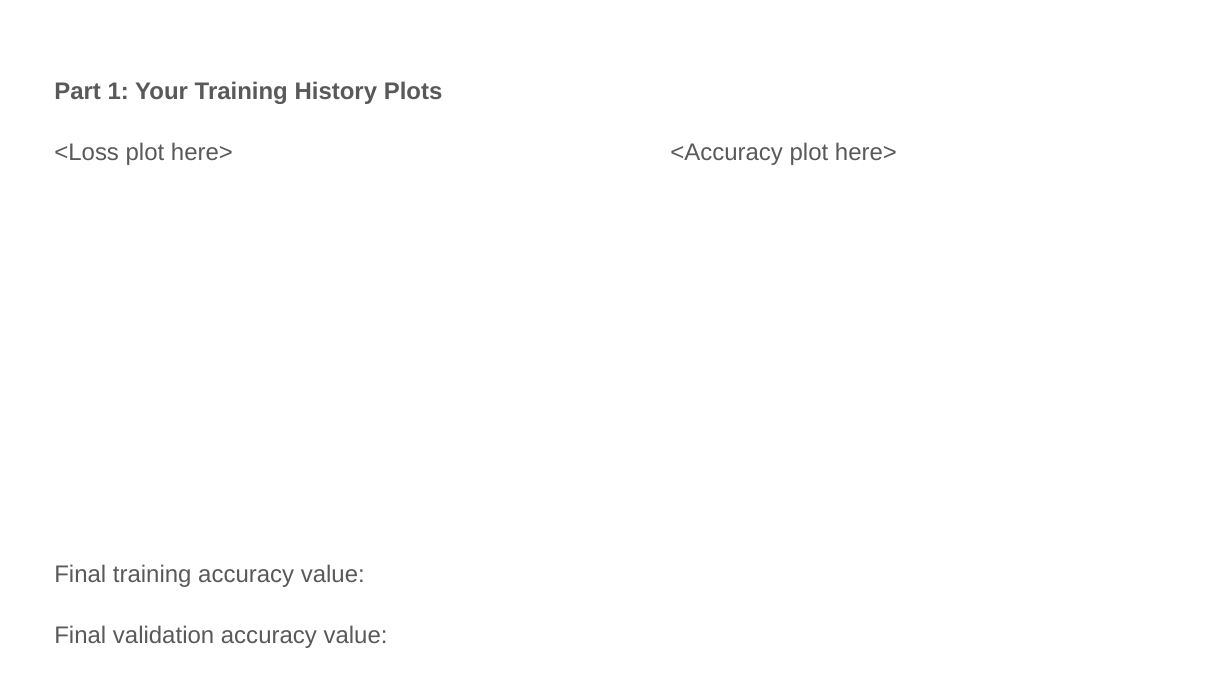
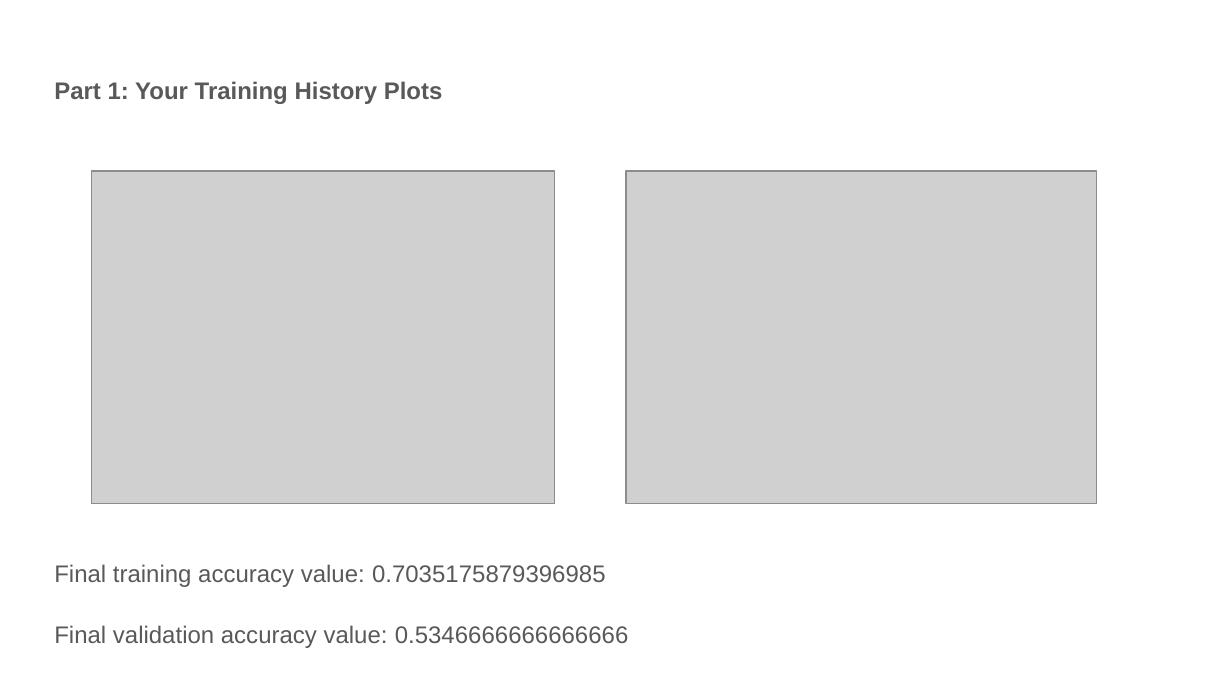
Before and after one commit to jielyugt/scene_recognition_deep, a slide deck: slide 2 of proj6_template.pptx. Drawn at 1232x693 pixels with LibreOffice and Linux fonts; fonts in the diff are those of the drawing; grey boxes stand for pictures. Boxes give left, top, right and bottom in pixels: in the first picture for what was removed or moved away, otherwise in the second. Text is boxed around its words. In the diff, an @@ line names an element or a change of style, - is before the commit and + after.

```diff
--- a/proj6_template.pptx
+++ b/proj6_template.pptx
@@ picture added at (92,171,556,504) @@
@@ picture added at (626,171,1096,504) @@
@@ text at (54,564,628,648): text changed @@
-<Loss plot here> <Accuracy plot here>
-Final training accuracy value:
-Final validation accuracy value:
+Final training accuracy value: 0.7035175879396985
+Final validation accuracy value: 0.5346666666666666
```
Also in this commit, not shown: 3 other slides changed, 3 other files.
